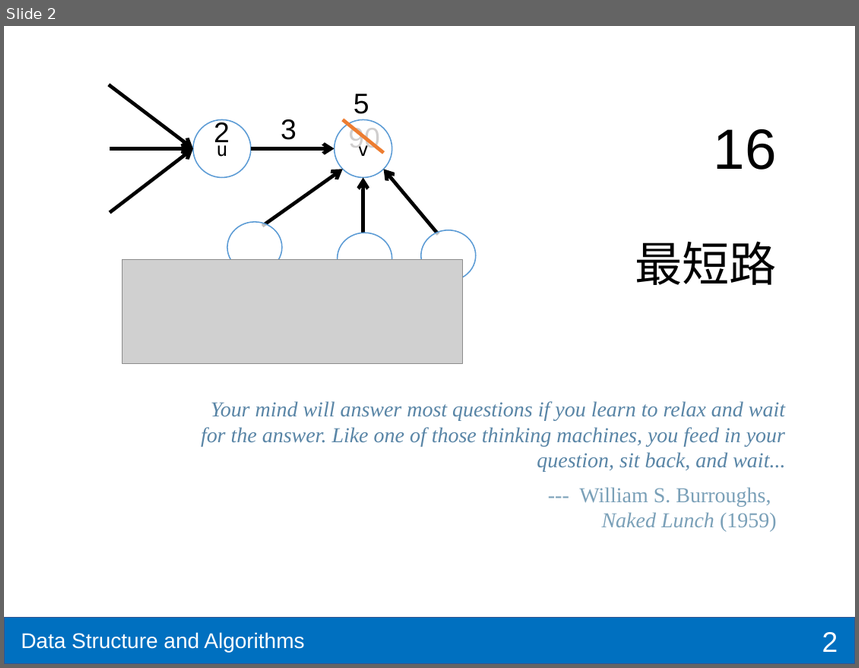
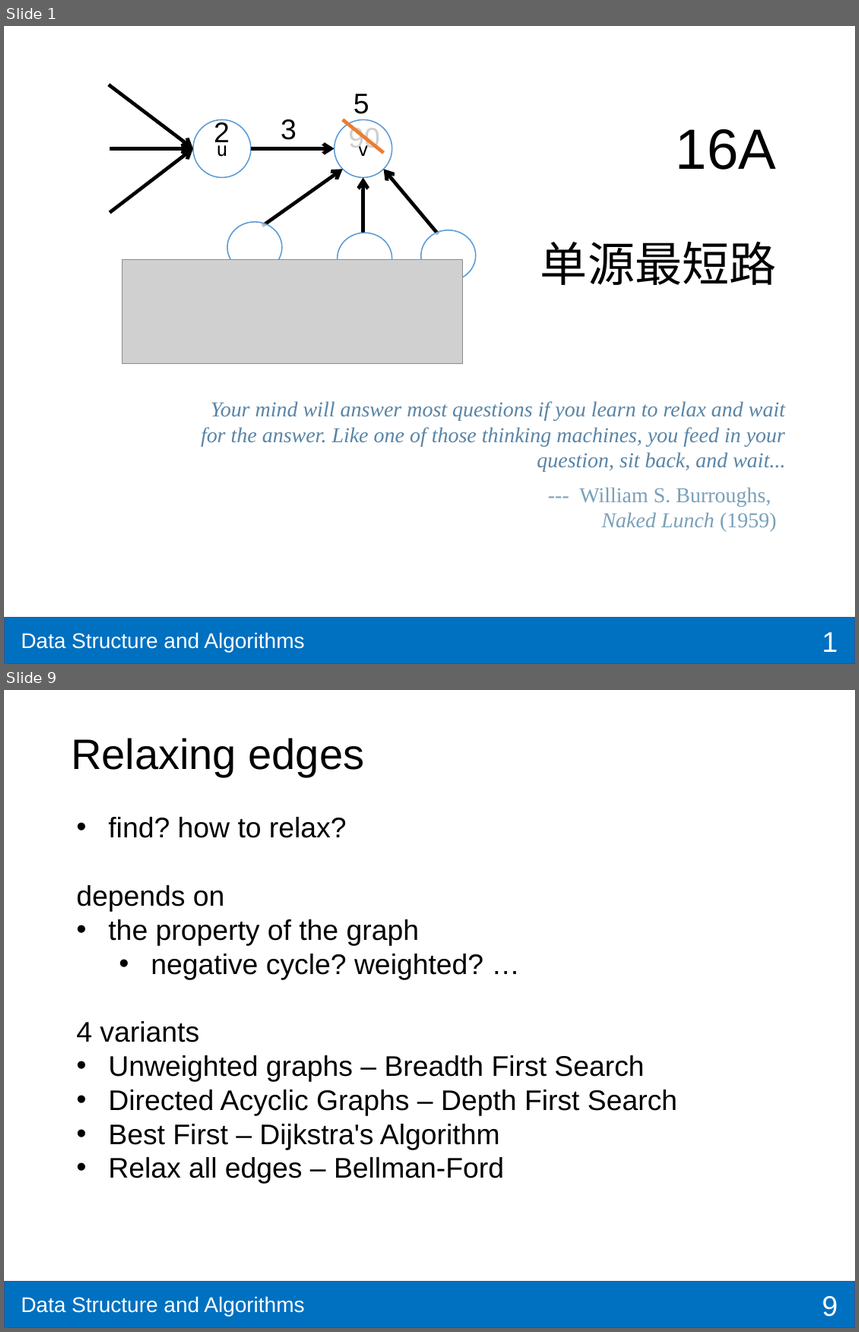
Before and after one commit to shzaiz/dx-public, a slide deck: notes/notes/ds-algo/ch16-spa.pptx. Shown one above the other, each under a label of ours: slide 2 before the commit, slides 1 and 9 after it; the slides between them are not shown. The pictures are 859x668 and 859x1332 pixels, drawn with LibreOffice and Linux fonts; fonts in the diff are those of the drawing; grey boxes stand for pictures. Boxes give left, top, right and bottom in pixels: in the first picture for what was removed or moved away, otherwise in the second. Text is boxed around its words. In the diff, an @@ line names an element or a change of style, - is before the commit and + after.

```diff
--- a/notes/notes/ds-algo/ch16-spa.pptx
+++ b/notes/notes/ds-algo/ch16-spa.pptx
@@ slide 9 added at (x1=4, y1=690, x2=855, y2=1328), background #FFFFFF; not listed: 2 template elements that a slide beside it also shows @@
@@ title added at (x1=71, y1=738, x2=365, y2=777), 36 pt, text #000000 @@
+Relaxing edges
@@ text added at (x1=76, y1=817, x2=677, y2=1184), 24 pt, text #000000 @@
+• find? how to relax?
+depends on
+• the property of the graph
+  • negative cycle? weighted? …
+4 variants
+• Unweighted graphs – Breadth First Search
+• Directed Acyclic Graphs – Depth First Search
+• Best First – Dijkstra's Algorithm
+• Relax all edges – Bellman-Ford
@@ page number added at (x1=823, y1=1296, x2=838, y2=1317), 24 pt, text #FFFFFF @@
+9
@@ what was slide 2 is now slide 1 @@
@@ slide 1 changed as well @@
@@ text at (x1=676, y1=129, x2=777, y2=170): text changed @@
-16
+16A
@@ text at (x1=541, y1=241, x2=777, y2=285): text changed @@
-最短路
+单源最短路
@@ page number at (x1=823, y1=632, x2=838, y2=652): text changed @@
-2
+1
```
Also in this commit, not shown: 28 other slides added, 21 other files.
